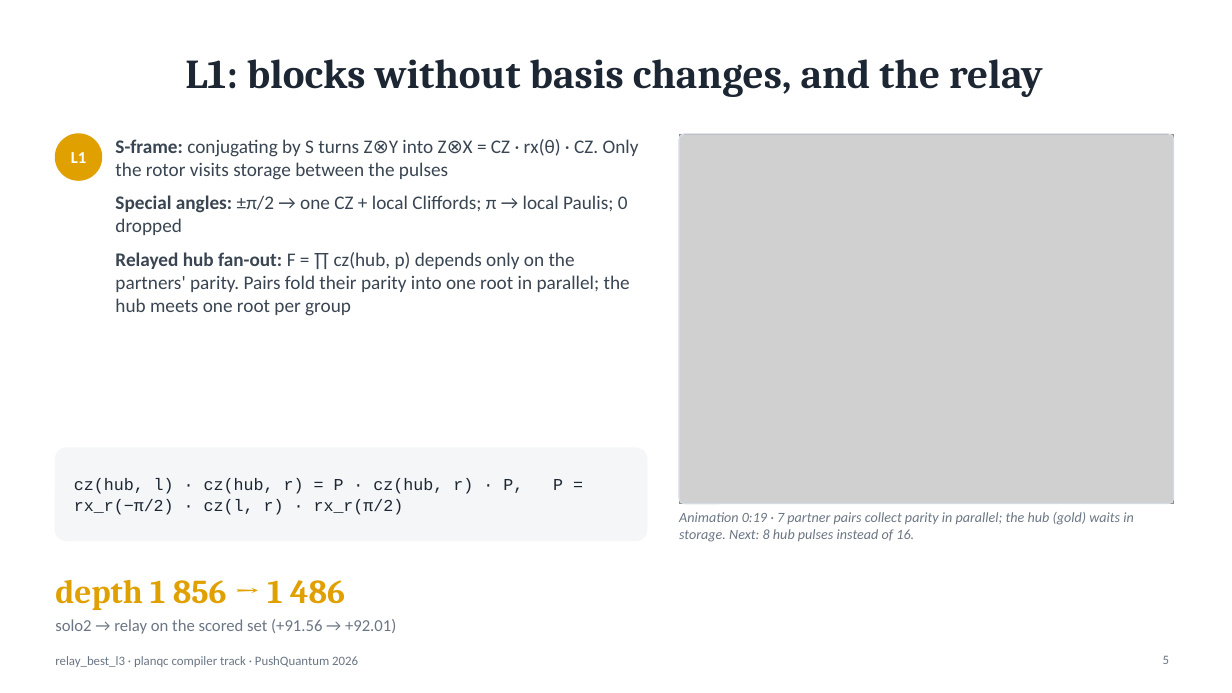
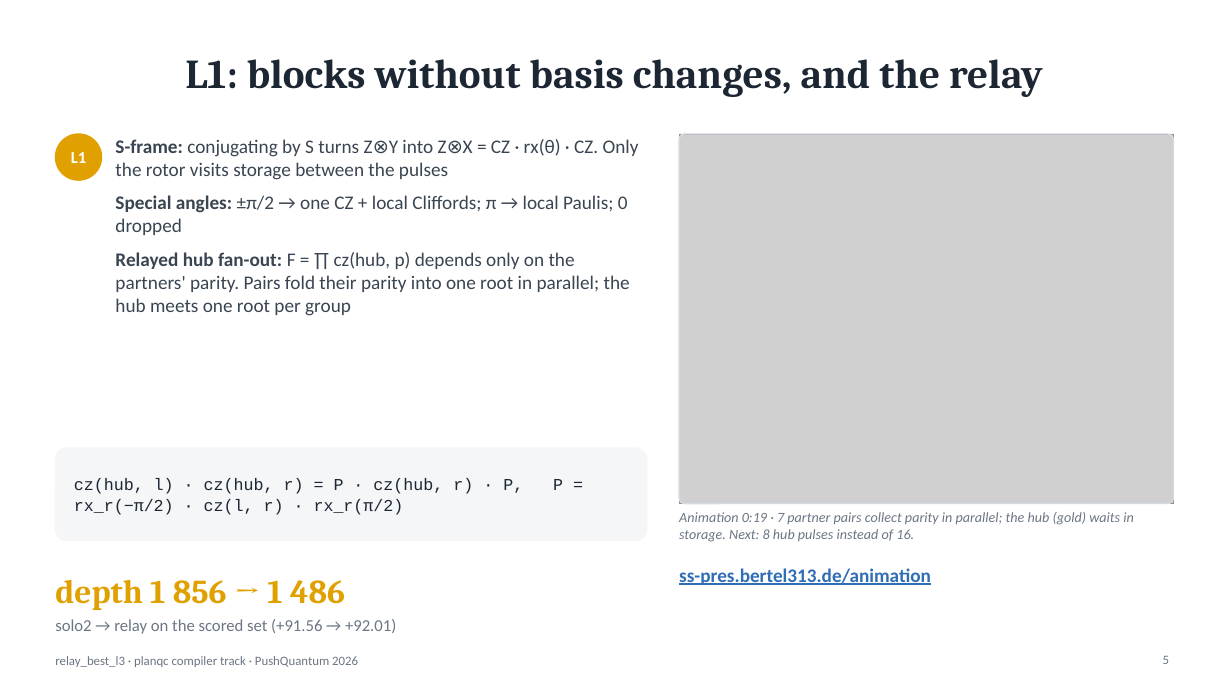
Before and after one commit to Superposition-Squad/2026-PushQuantum-Hackathon, a slide deck: slide 5 of slides/deck/relay_deck.pptx. Drawn at 1232x693 pixels with LibreOffice and Linux fonts; fonts in the diff are those of the drawing; grey boxes stand for pictures. Boxes give left, top, right and bottom in pixels: in the first picture for what was removed or moved away, otherwise in the second. Text is boxed around its words. In the diff, an @@ line names an element or a change of style, - is before the commit and + after.

Commit message:
slides: update deck, relay PDFs and add visualiser QR image

```diff
--- a/slides/deck/relay_deck.pptx
+++ b/slides/deck/relay_deck.pptx
@@ text added at box(679, 568, 931, 585), 15 pt, text #2F6DB5, bold, underline @@
+ss-pres.bertel313.de/animation
```
Also in this commit, not shown: 1 other slide changed, 9 other files.
